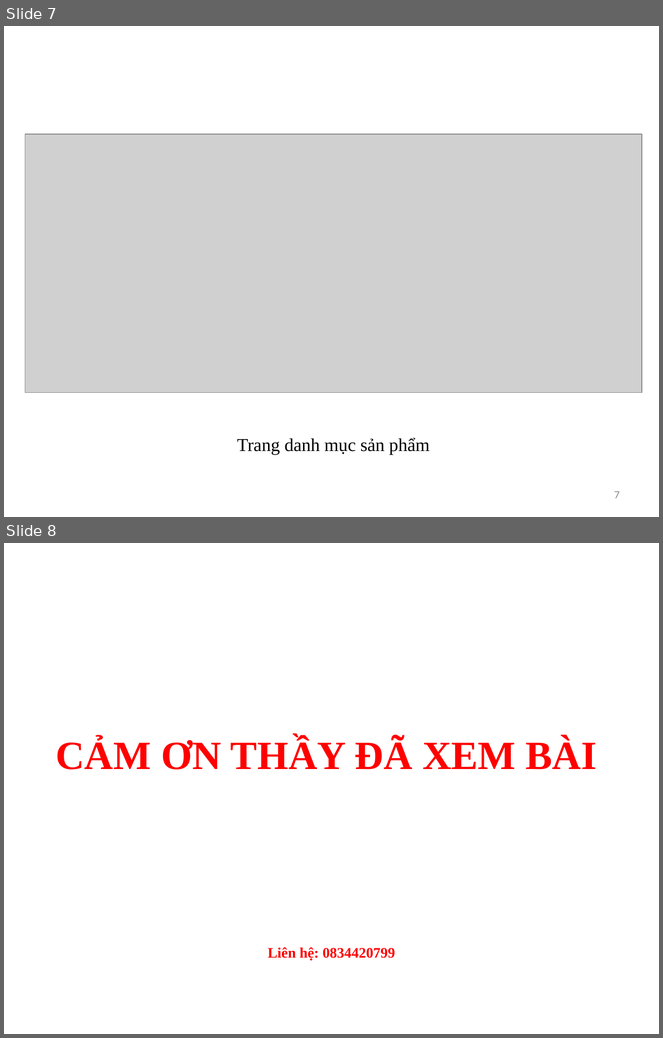
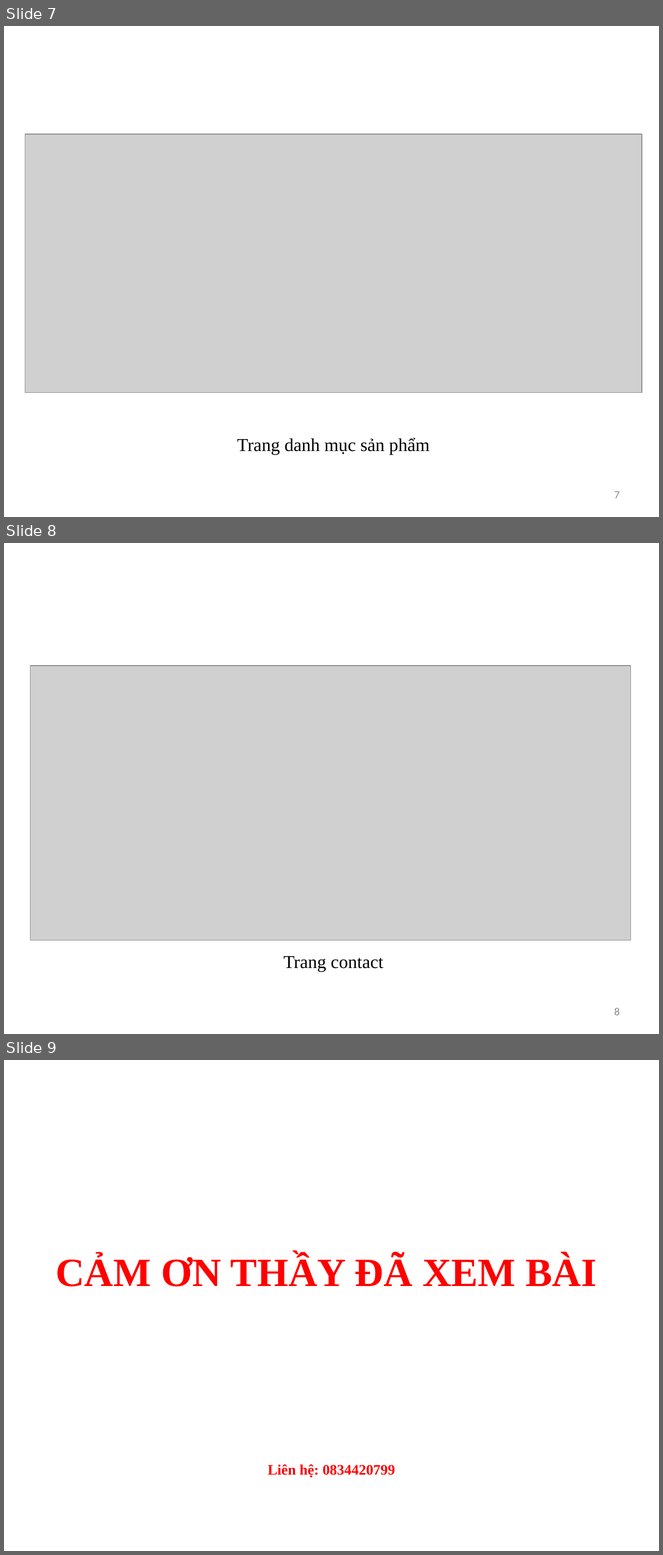
Before and after one commit to ktonguyen/baitapcuoikhoa, a slide deck: BAITHI_NHOM3.pptx. Shown one above the other, each under a label of ours: slides 7 and 8 before the commit, slides 7, 8 and 9 after it. The pictures are 663x1038 and 663x1555 pixels, drawn with LibreOffice and Linux fonts; fonts in the diff are those of the drawing; grey boxes stand for pictures; background and template pictures are left out. Boxes give left, top, right and bottom in pixels: in the first picture for what was removed or moved away, otherwise in the second. Text is boxed around its words. In the diff, an @@ line names an element or a change of style, - is before the commit and + after.

```diff
--- a/BAITHI_NHOM3.pptx
+++ b/BAITHI_NHOM3.pptx
@@ slide 8 added at bbox=[4, 543, 659, 1034], background picture (left out) @@
@@ picture added at bbox=[30, 666, 631, 940] @@
@@ text added at bbox=[284, 956, 384, 972], 20 pt, text #000000 @@
+Trang contact
@@ page number added at bbox=[614, 1008, 620, 1016], 12 pt, text #898989 @@
+8
@@ what was slide 8 is now slide 9 @@
```
Also in this commit, not shown: 1 other file.
